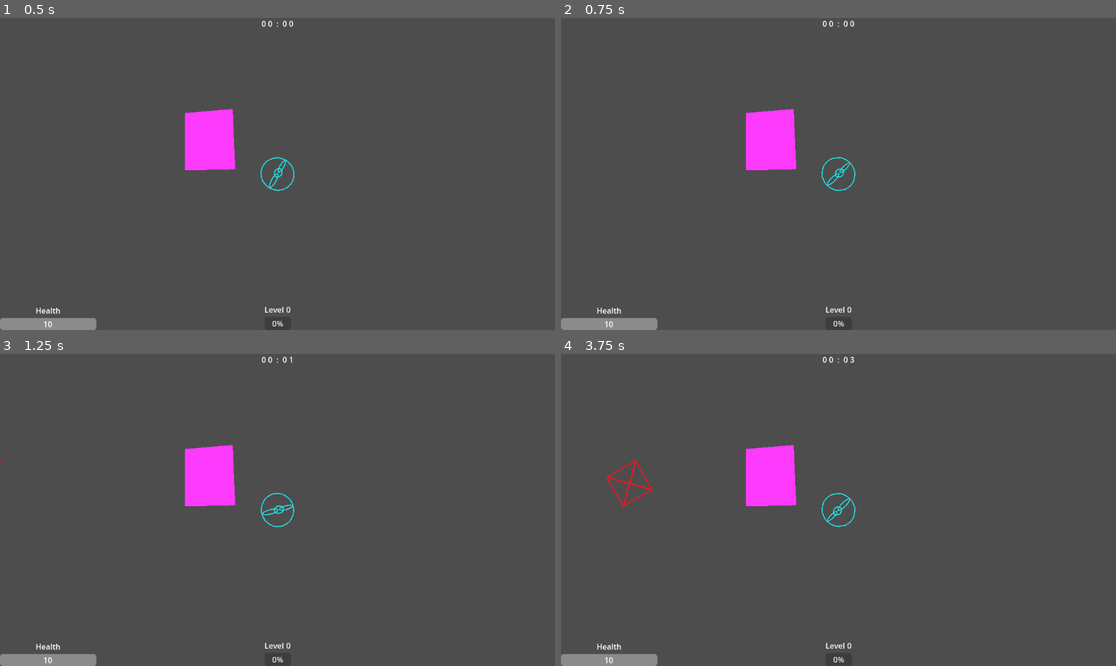
Above: before the commit, frames 1-4 (two rows, left to right).
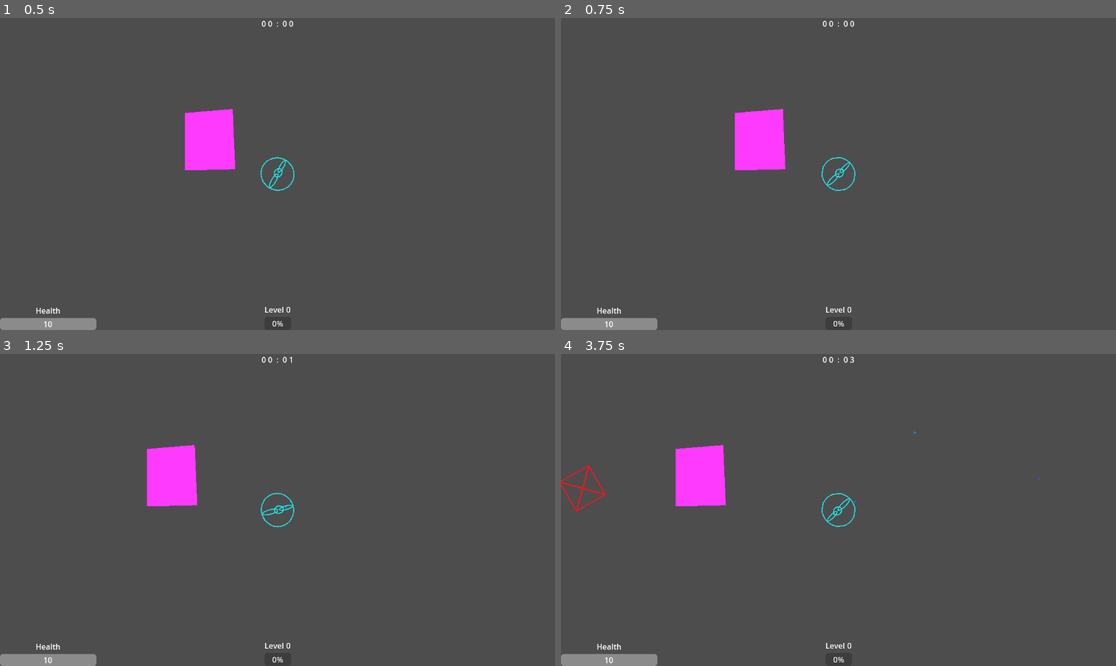
Above: after the commit, the same moments.

Repository: donny138/SparksPlus
Game: Godot game, scene res://SceneObjects/level_scene.tscn
The game is run twice, just before and just after one commit, with the same random seed, the same clock (stepped at 60 frames per second) and the same inputs.
Inputs (mouse positions are in pixels of both pictures, inside the frame that each line leads up to):
- Up to frame 1 (0.5 s): no input
- Up to frame 2 (0.75 s): move the mouse to (960, 158) at 0.52 s; press the mouse at (960, 158) at 0.53 s; hold D (move_right) from 0.53 s (still down)
- Up to frame 3 (1.25 s): keep holding D (move_right)
- Up to frame 4 (3.75 s): move the mouse to (727, 525) at 1.27 s; release D (move_right) at 1.28 s; release the mouse at (727, 525) at 1.28 s; hold S (move_down) 1.28-2.03 s; right-click (727, 525) at 1.35 s; move the mouse to (894, 441) at 2.02 s; press the mouse at (894, 441) at 2.03 s; hold D (move_right) 2.03-2.78 s; move the mouse to (810, 572) at 2.77 s; release the mouse at (810, 572) at 2.78 s; hold W (move_up) 2.78-3.53 s; right-click (810, 572) at 2.85 s; move the mouse to (1005, 556) at 3.52 s; press the mouse at (1005, 556) at 3.53 s; hold A (move_left) from 3.53 s (still down)

Frame 1 is identical in both runs. In frame 2, 0.8% of the frame differs, in the area x 31-43%, y 29-49%; in frame 3, 2.7%; in frame 4, 3.8%, in the area x 0-87%, y 24-51%.
Error before the commit: Invalid call. Nonexistent function 'update_health' in base 'Nil'. (res://SceneObjects/spark_source.gd:264)

Commit message:
fix level hud initialization race condition

Diff:
--- a/SceneObjects/spark_source.gd
+++ b/SceneObjects/spark_source.gd
@@ -261,7 +261,8 @@
 	max_health = Consts.calc_mods(health_mods, base_health)
 	# the current health should (percentage wise) be the same as before the mod was applied
 	cur_health = max_health * health_ratio
-	level_hud.update_health(cur_health, max_health)
+	if level_hud != null:
+		level_hud.update_health(cur_health, max_health)
 
 	# Modify Speed
 	var speed_mods = all_mods.get(Consts.ModAttribute_e.speed, [])
